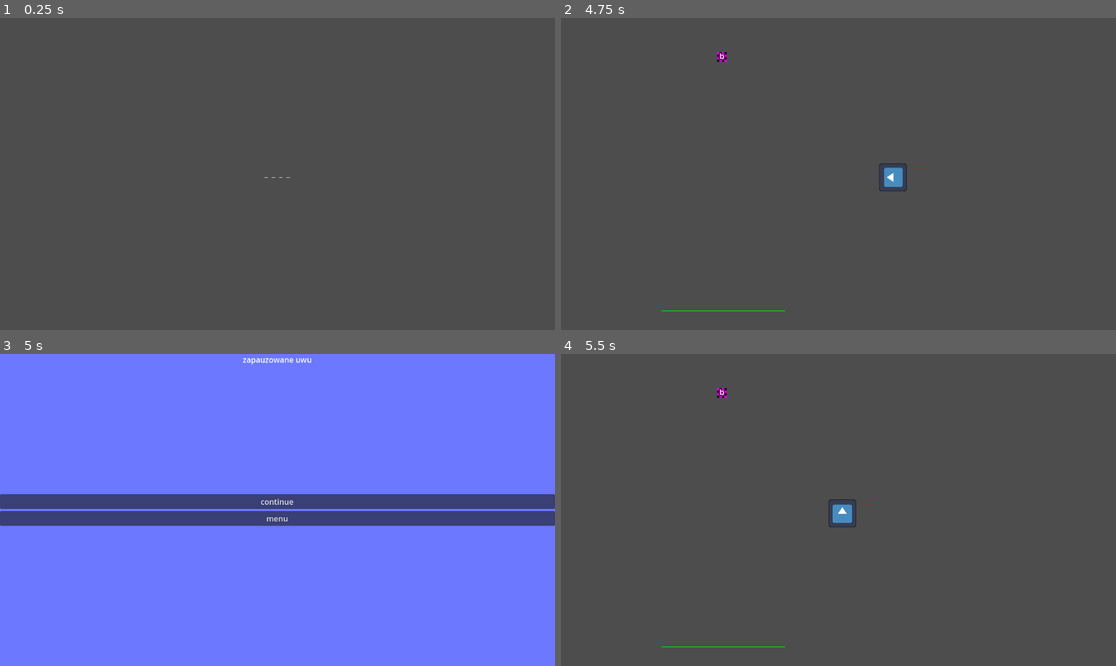
Above: before the commit, frames 1-4 (two rows, left to right).
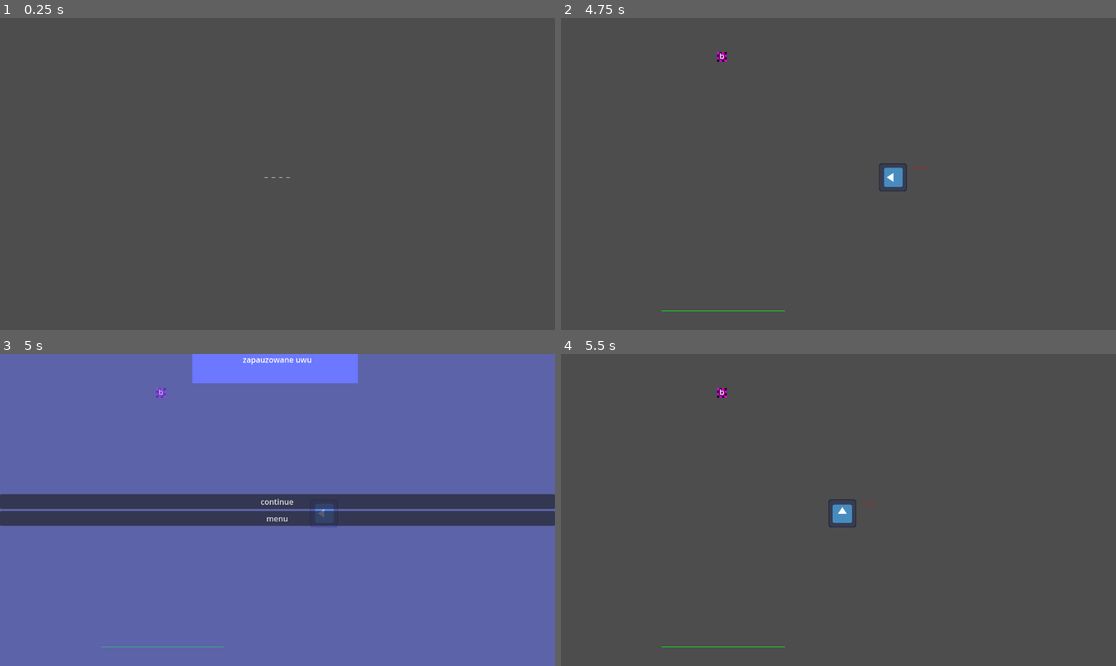
Above: after the commit, the same moments.

Repository: MagnusLucas/SpaceJam2025
Game: Godot game, scene res://UI/main_menu.tscn
Same seed, same stepped clock (60 frames per second), same inputs: the game is played once before the commit and once after it. The engine's default icon, where the game draws it, is replaced by a stand-in: a white triangle on a blue panel in a dark square.
Inputs:
- Up to frame 1 (0.25 s): no input
- Up to frame 2 (4.75 s): click "_ _ _ _" at 0.5 s; tap Enter at 1.25 s; hold D (move_right) 1.28-2.03 s; tap Space (catch_letter) at 1.35, 3.6 s; hold S (move_down) 2.03-2.78 s; tap Q (clear_word) at 2.1, 4.35 s; hold D (move_right) 2.78-3.53 s; tap E (pick_terrain) at 2.85 s; hold W (move_up) 3.53-4.28 s; hold A (move_left) from 4.28 s (still down)
- Up to frame 3 (5 s): keep holding A (move_left); tap Escape at 4.9 s
- Up to frame 4 (5.5 s): release A (move_left) at 5 s; click "continue" at 5 s

Frames 1-2 are identical in both runs. In frame 3, 97% of the frame differs, in the area x 0-100%, y 0-100%; in frame 4, nothing differs.

Commit message:
minor fixes, menu, litery baza, color code

Diff:
--- a/Game/Map/Map.gd
+++ b/Game/Map/Map.gd
@@ -26,11 +26,15 @@
 	add_child(player)
 	$"../../LoseOverlay".hide()
 	$"Player/Node2D/TextureProgressBar".show()
-	$"../../TextureProgressBar".value = 100
+	#$"../../TextureProgressBar".value = 100
+	update_health()
 	wave0()
 	while get_tree().get_node_count_in_group("Enemy") != 0:
 		await get_tree().create_timer(0.2).timeout
-	wave2()
+	for i in range(50):
+		expo_wave(i, Vector2(-400,-320),Vector2i(400,-310))
+		while get_tree().get_node_count_in_group("Enemy") != 0:
+			await get_tree().create_timer(0.2).timeout
 
 func update_terrain(prev_pos : Vector2i, curr_pos : Vector2i, terrain : Terrain) -> void:
 	var atlas_coords = get_cell_atlas_coords(prev_pos)
@@ -55,11 +59,10 @@
 	set_cell(terrain_position, 0, Vector2i(int(info["atlas_coords"]["x"]), int(info["atlas_coords"]["y"])))
 
 func update_health():
-	print(health)
 	if health <= 0:
 		lose()
 	@warning_ignore("integer_division")
-	$"../../TextureProgressBar".value = health / max_health * 100
+	$"../../TextureProgressBar".value = int(float(health) / float(max_health)*100)
 
 
 func lose():
@@ -84,7 +87,7 @@
 	var rand_let_par = rand_let.duplicate()
 	for i in range(len(rand_let_par)):
 		var let = rand_let_par.pick_random()
-		var new_enemy = Enemy.new_enemy(let,loc1,loc2)
+		var new_enemy = Enemy.new_enemy(let,loc1,loc2,100)
 		add_child(new_enemy)
 		rand_let_par.erase(let)
 		await get_tree().create_timer(time).timeout
@@ -153,7 +156,7 @@
 	for i in range(2):
 		var rand_word = random_word() #tu kiedyß bedzie czytac z listy slow destruktywnych
 		rand_let = rand_let + string_to_array(rand_word)
-	first_drop(rand_let,Vector2i(50,-20),Vector2i(1100,-10),2)
+	first_drop(rand_let,Vector2i(50,-20),Vector2i(1100,-10),10)
 	for i in range(4):
 		add_child(Enemy.new_enemy(rand_let.pick_random(),Vector2i(50,-20),Vector2i(1100,-10)))
 		await get_tree().create_timer(1).timeout
--- a/Game/Objects/Terrain.gd
+++ b/Game/Objects/Terrain.gd
@@ -17,11 +17,24 @@
 	KILL
 }
 
+func _ready() -> void:
+	if used_name == 'base':
+		$Polygon2D.color='b246ff78'
+	elif effect == EffectType.SLOW:
+		$Polygon2D.color='00ff0078'
+	elif effect == EffectType.KILL:
+		$Polygon2D.color='ff000078'
+	elif effect == EffectType.STOP:
+		$Polygon2D.color='0000ff78'
 @warning_ignore("shadowed_variable")
 static func new_terrain(used_name : String, effect : EffectType) -> Terrain:
 	var terrain = collision_scene.instantiate()
-	for letter in used_name:
-		terrain.affected_letters[letter] = true
+	if used_name == 'base':
+		for letter in 'abcdefghijklmnopqrstuvwxyz':
+			terrain.affected_letters[letter] = true
+	else:
+		for letter in used_name:
+			terrain.affected_letters[letter] = true
 	terrain.used_name = used_name
 	terrain.effect = effect
 
@@ -39,7 +52,7 @@
 		body.speed *= .1
 	elif body is Enemy and effect == EffectType.KILL:
 		if self.used_name == "base":
-			$"../".health -= 10
+			$"../".health -= 100
 			$"../".update_health()
 		body.queue_free()
 	if body is Enemy and effect == EffectType.STOP:
--- a/Game/Objects/terrain.tscn
+++ b/Game/Objects/terrain.tscn
@@ -10,5 +10,10 @@
 [node name="CollisionPolygon2D" type="CollisionPolygon2D" parent="."]
 polygon = PackedVector2Array(-40, 0, -17.32, -35, 17.32, -35, 40, 0, 17.32, 35, -17.32, 35)
 
+[node name="Polygon2D" type="Polygon2D" parent="."]
+z_index = -2
+color = Color(0.698823, 0.275029, 1, 0.470588)
+polygon = PackedVector2Array(-40, 0, -17.32, -35, 17.32, -35, 40, 0, 17.32, 35, -17.32, 35)
+
 [connection signal="body_entered" from="." to="." method="_on_body_entered"]
 [connection signal="body_exited" from="." to="." method="_on_body_exited"]
--- a/UI/lose_overlay.tscn
+++ b/UI/lose_overlay.tscn
@@ -18,6 +18,17 @@
 offset_right = 1153.0
 offset_bottom = 646.0
 color = Color(0.345098, 0, 0.827451, 0.352941)
+
+[node name="ColorRect2" type="ColorRect" parent="."]
+layout_mode = 1
+anchors_preset = 5
+anchor_left = 0.5
+anchor_right = 0.5
+offset_left = -109.5
+offset_right = 109.5
+offset_bottom = 69.0
+grow_horizontal = 2
+color = Color(0.345098, 0, 0.827451, 1)
 
 [node name="Label" type="Label" parent="."]
 layout_mode = 2
--- a/UI/pause_overlay.tscn
+++ b/UI/pause_overlay.tscn
@@ -16,6 +16,18 @@
 anchors_preset = 15
 anchor_right = 1.0
 anchor_bottom = 1.0
+grow_horizontal = 2
+grow_vertical = 2
+color = Color(0.419608, 0.470588, 1, 0.509804)
+
+[node name="ColorRect2" type="ColorRect" parent="."]
+layout_mode = 1
+anchors_preset = 15
+anchor_right = 1.0
+anchor_bottom = 1.0
+offset_left = 399.0
+offset_right = -409.0
+offset_bottom = -587.0
 grow_horizontal = 2
 grow_vertical = 2
 color = Color(0.419608, 0.470588, 1, 1)
